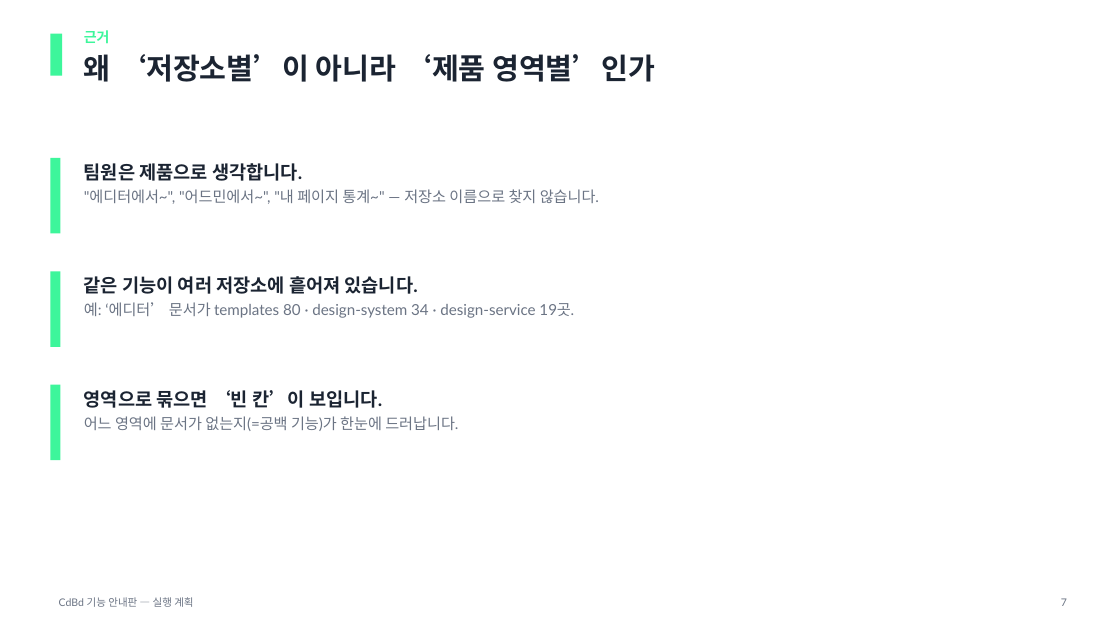
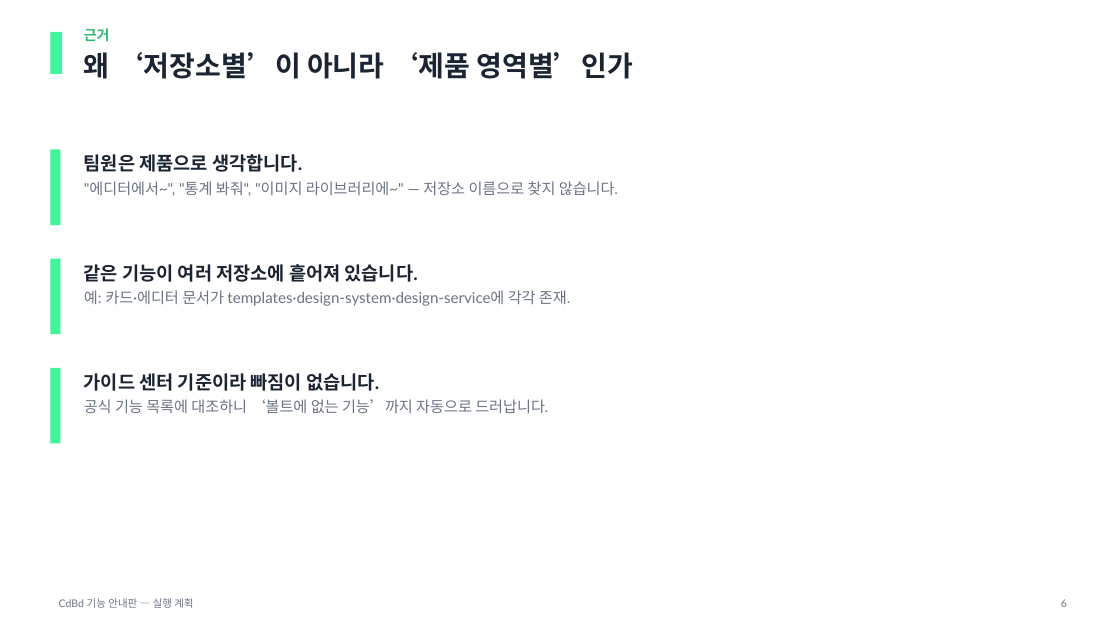
Before and after one commit to CdBd-in/design, a slide deck: slide 6 of _기능 안내판 실행 계획.pptx (slide 7 before the commit). Drawn at 1120x630 pixels with LibreOffice and Linux fonts; fonts in the diff are those of the drawing. Boxes give left, top, right and bottom in pixels: in the first picture for what was removed or moved away, otherwise in the second. Text is boxed around its words. In the diff, an @@ line names an element or a change of style, - is before the commit and + after.

```diff
--- a/_기능 안내판 실행 계획.pptx
+++ b/_기능 안내판 실행 계획.pptx
@@ rectangle: place and size @@
-rectangle at [0,0,1120,109]
+rectangle at [0,0,1120,105]
@@ text "근거" at [84,28,634,79]: text colour #3DF69B to #2EB872 in "근거"; size 25 to 24 pt @@
@@ text at [84,181,618,196]: text changed @@
-"에디터에서~", "어드민에서~", "내 페이지 통계~" — 저장소 이름으로 찾지 않습니다.
+"에디터에서~", "통계 봐줘", "이미지 라이브러리에~" — 저장소 이름으로 찾지 않습니다.
@@ 2 rectangles, 1 text: place and size @@
-2 rectangles, 1 text at [50,158,599,347]
+2 rectangles, 1 text at [50,150,618,334]
@@ text "같은 기능이 여러 저장소에 흩어져 ...": place and size @@
-text "같은 기능이 여러 저장소에 흩어져 ..." at [84,276,574,318]
+text "같은 기능이 여러 저장소에 흩어져 ..." at [84,264,570,306]
@@ text at [84,290,570,306]: text changed @@
-예: ‘에디터’ 문서가 templates 80 · design-system 34 · design-service 19곳.
+예: 카드·에디터 문서가 templates·design-system·design-service에 각각 존재.
@@ rectangle: place and size @@
-rectangle at [50,385,60,460]
+rectangle at [50,368,60,444]
@@ text added at [84,373,548,413], 13 pt, text #6B7484 @@
+가이드 센터 기준이라 빠짐이 없습니다.
+공식 기능 목록에 대조하니 ‘볼트에 없는 기능’까지 자동으로 드러납니다.
@@ text removed at [84,390,458,431] @@
-영역으로 묶으면 ‘빈 칸’이 보입니다.
-어느 영역에 문서가 없는지(=공백 기능)가 한눈에 드러납니다.
@@ text at [1061,599,1067,607]: text changed @@
-7
+6
```
Also in this commit, not shown: 6 other slides changed, 3 slides added, 3 slides removed, 2 other files.
